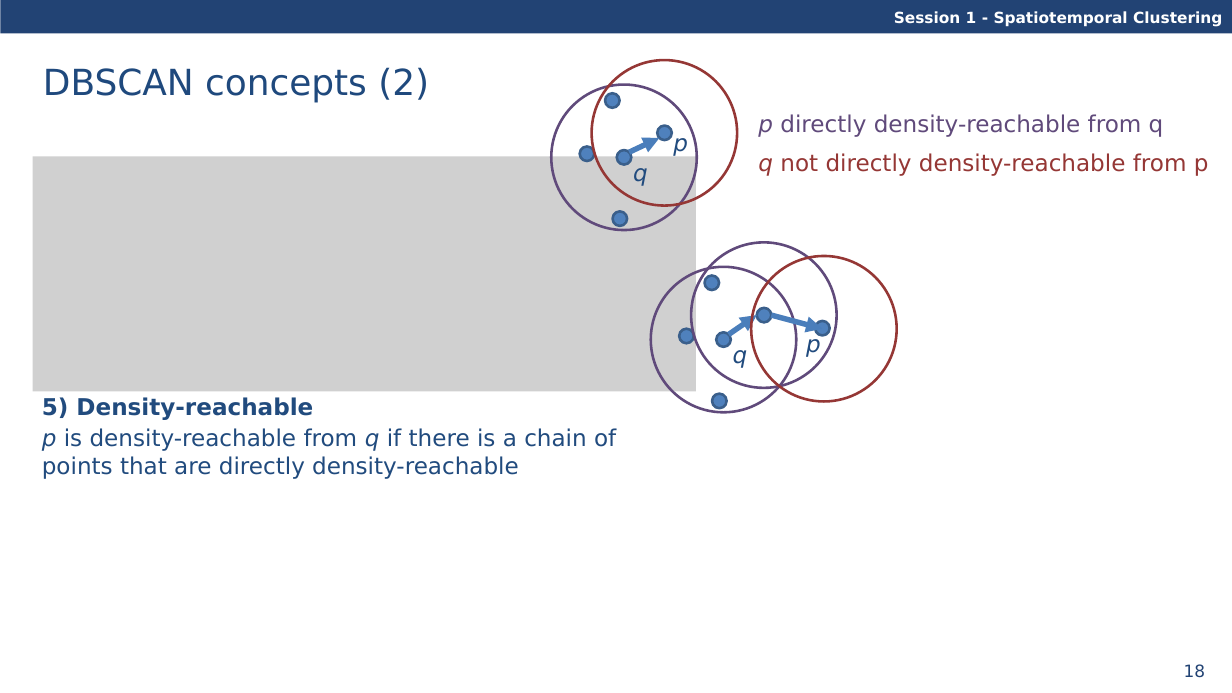
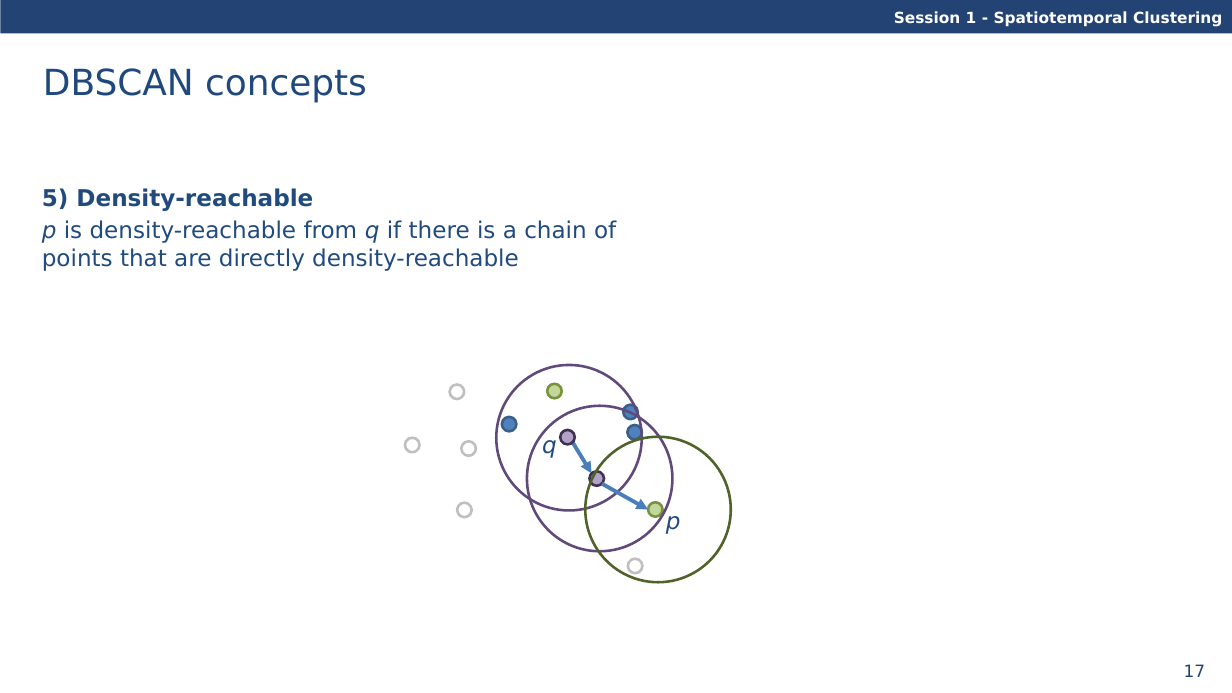
Before and after one commit to davidfrantz/covid19, a slide deck: slide 17 of material/spatio-temporal-clustering.pptx (slide 18 before the commit). Drawn at 1232x693 pixels with LibreOffice and Linux fonts; fonts in the diff are those of the drawing; grey boxes stand for pictures. Boxes give left, top, right and bottom in pixels: in the first picture for what was removed or moved away, otherwise in the second. Text is boxed around its words. In the diff, an @@ line names an element or a change of style, - is before the commit and + after.

Commit message:
updated presentation

```diff
--- a/material/spatio-temporal-clustering.pptx
+++ b/material/spatio-temporal-clustering.pptx
@@ title at <box>43,68,367,103</box>: text changed @@
-DBSCAN concepts (2)
+DBSCAN concepts
@@ group removed at <box>579,60,1209,226</box>: 5 ellipses, 2 texts, 1 arrow @@
-p directly density-reachable from q
-q not directly density-reachable from p
@@ text "5) Density-reachable": place and size @@
-text "5) Density-reachable" at <box>42,397,616,479</box>
+text "5) Density-reachable" at <box>42,188,616,271</box>
@@ picture removed at <box>32,156,696,391</box> @@
@@ group removed at <box>691,242,897,401</box>: 6 ellipses, 2 texts, 2 arrows @@
-q
-p
@@ ellipse added at <box>450,384,465,399</box>, outline #BFBFBF 2 pt @@
@@ ellipse: place and size @@
-ellipse at <box>552,85,697,230</box>
+ellipse at <box>496,365,641,510</box>
@@ ellipse added at <box>547,384,562,398</box>, fill #C3D69B, outline #77933C 2 pt @@
@@ ellipse: place and size @@
-ellipse at <box>617,150,632,165</box>
+ellipse at <box>502,417,517,432</box>
@@ ellipse: place and size @@
-ellipse at <box>651,267,796,412</box>
+ellipse at <box>527,406,672,551</box>
@@ ellipse: place and size @@
-ellipse at <box>713,394,727,409</box>
+ellipse at <box>624,405,639,420</box>
@@ ellipse added at <box>405,438,420,453</box>, outline #BFBFBF 2 pt @@
@@ ellipse added at <box>461,442,476,457</box>, outline #BFBFBF 2 pt @@
@@ text "q" rewrapped from <box>633,168,648,186</box> to <box>542,434,557,458</box> @@
@@ ellipse added at <box>560,430,575,445</box>, fill #B3A2C7, outline #403152 2 pt @@
@@ arrow added from (573, 443) to (592, 473), #4B7EBC 3 pt @@
@@ ellipse added at <box>585,437,730,582</box>, outline #4F6228 2 pt @@
@@ ellipse: place and size @@
-ellipse at <box>679,329,694,344</box>
+ellipse at <box>628,425,642,440</box>
@@ ellipse added at <box>590,471,604,486</box>, fill #B3A2C7, outline #403152 2 pt @@
@@ ellipse added at <box>457,503,472,518</box>, outline #BFBFBF 2 pt @@
@@ arrow added from (602, 483) to (648, 509), #4B7EBC 3 pt @@
@@ ellipse added at <box>648,503,663,518</box>, fill #C3D69B, outline #77933C 2 pt @@
@@ text "p" rewrapped from <box>673,138,688,156</box> to <box>666,510,681,534</box> @@
@@ ellipse added at <box>628,559,643,574</box>, outline #BFBFBF 2 pt @@
@@ page number at <box>1184,664,1206,677</box>: text changed @@
-18
+17
```
Also in this commit, not shown: 23 other slides changed, 5 slides added, 4 slides removed, 1 other file.
